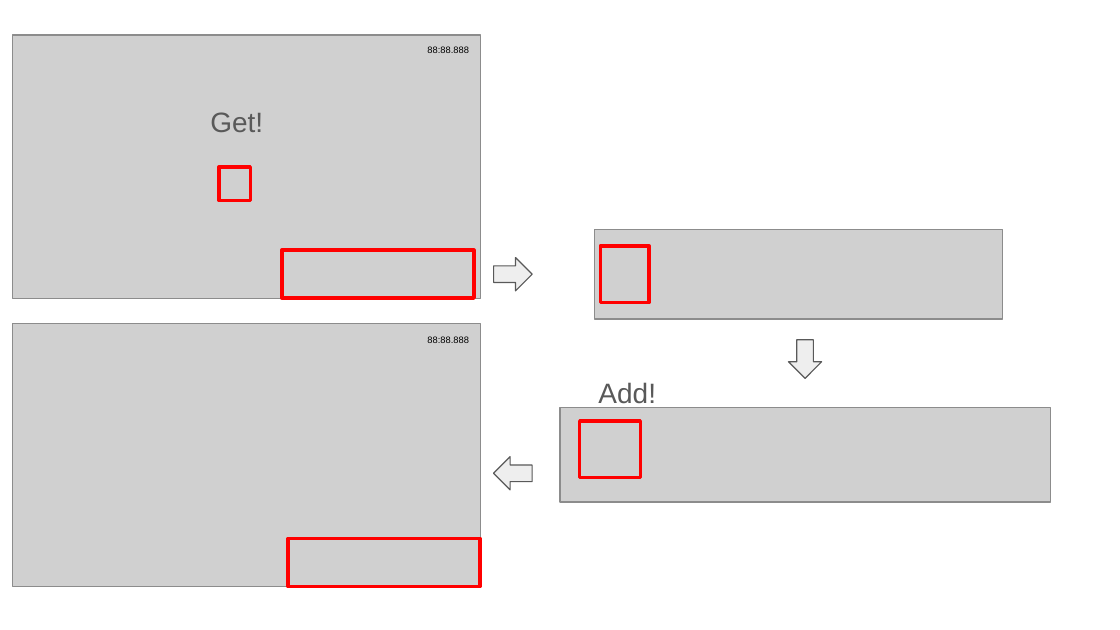
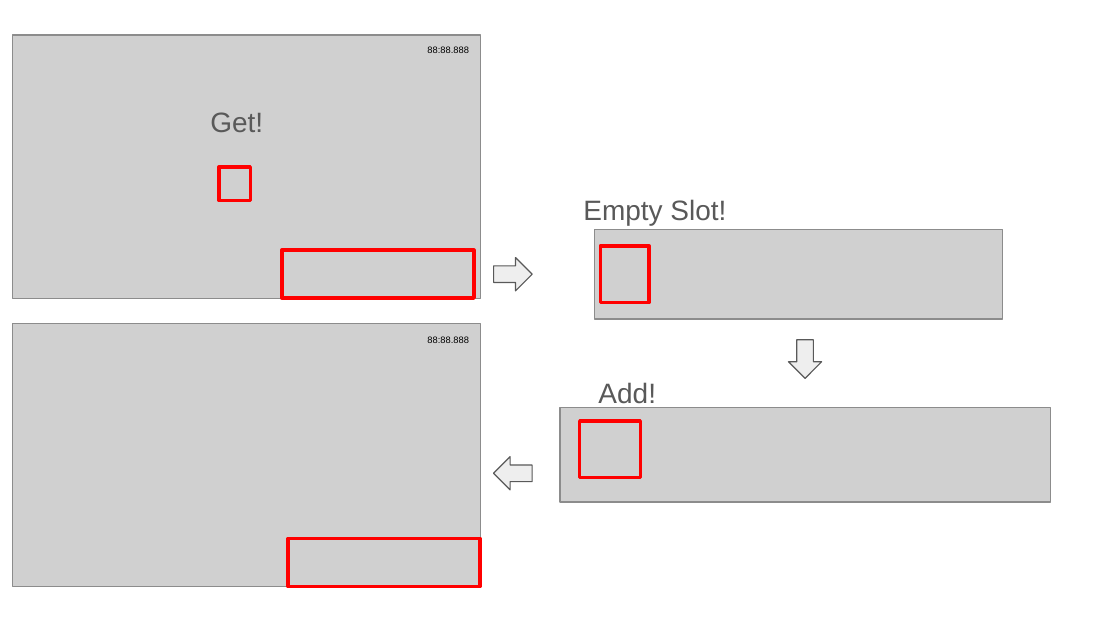
Before and after one commit to lsu0503/ProjectFreeGenre, a slide deck: slide 4 of Document/외쳐EE조 와이어프레임.pptx (slide 5 before the commit). Drawn at 1120x630 pixels with LibreOffice and Linux fonts; fonts in the diff are those of the drawing; grey boxes stand for pictures. Boxes give left, top, right and bottom in pixels: in the first picture for what was removed or moved away, otherwise in the second. Text is boxed around its words. In the diff, an @@ line names an element or a change of style, - is before the commit and + after.

```diff
--- a/Document/외쳐EE조 와이어프레임.pptx
+++ b/Document/외쳐EE조 와이어프레임.pptx
@@ text added at (583,199,726,225), 18 pt, text #595959 @@
+Empty Slot!
```
Also in this commit, not shown: 5 other slides changed, 1 slide added, 1 slide removed.
